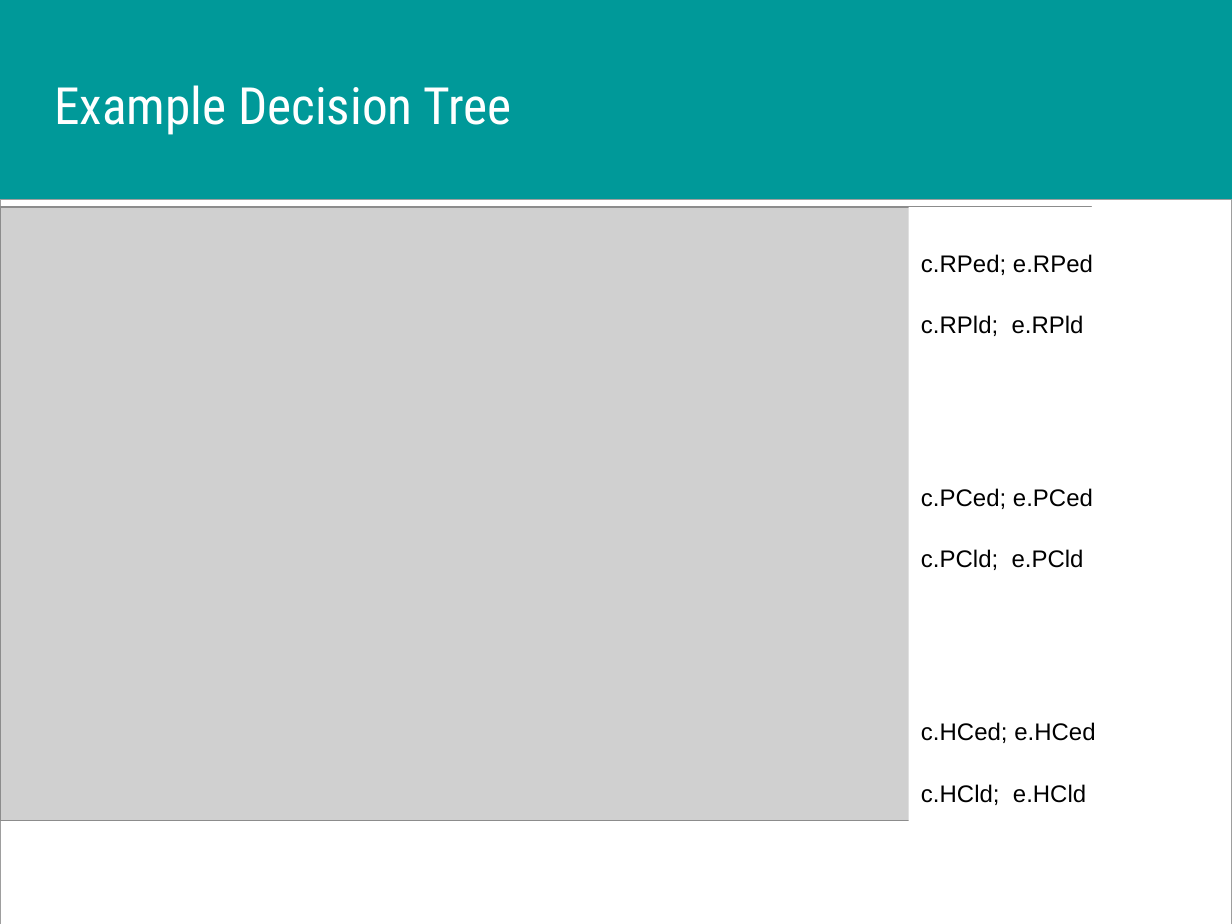
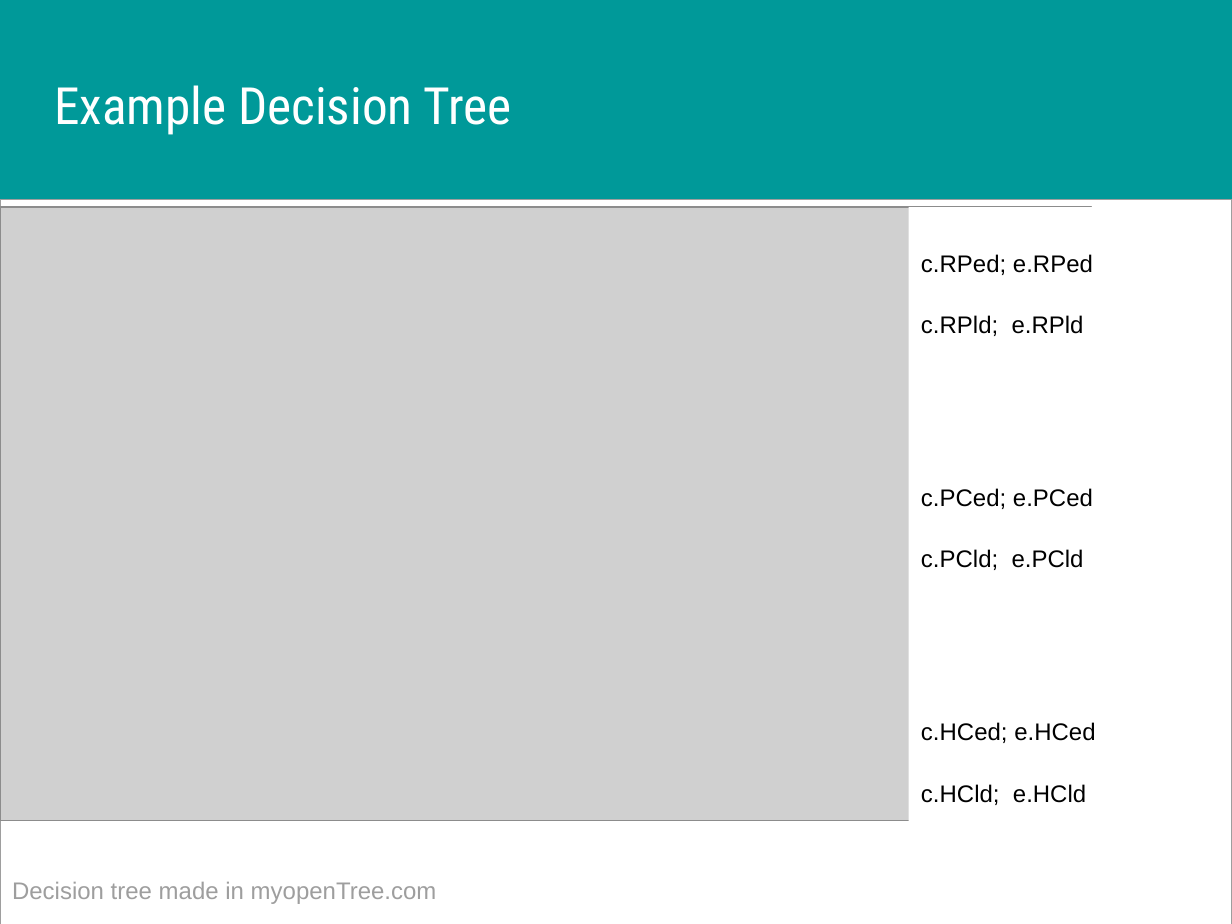
Before and after one commit to DARTH-git/Course-Modularization, a slide deck: slide 10 of Decision trees/Slides/Decision Trees.pptx. Drawn at 1232x924 pixels with LibreOffice and Linux fonts; fonts in the diff are those of the drawing; grey boxes stand for pictures; background and template pictures are left out. Boxes give left, top, right and bottom in pixels: in the first picture for what was removed or moved away, otherwise in the second. Text is boxed around its words. In the diff, an @@ line names an element or a change of style, - is before the commit and + after.

Commit message:
Update decision tree slides

```diff
--- a/Decision trees/Slides/Decision Trees.pptx
+++ b/Decision trees/Slides/Decision Trees.pptx
@@ text added at (12, 882, 437, 904), 14 pt, text #9E9E9E @@
+Decision tree made in myopenTree.com
```
Also in this commit, not shown: 5 other slides changed, 3 other files.
